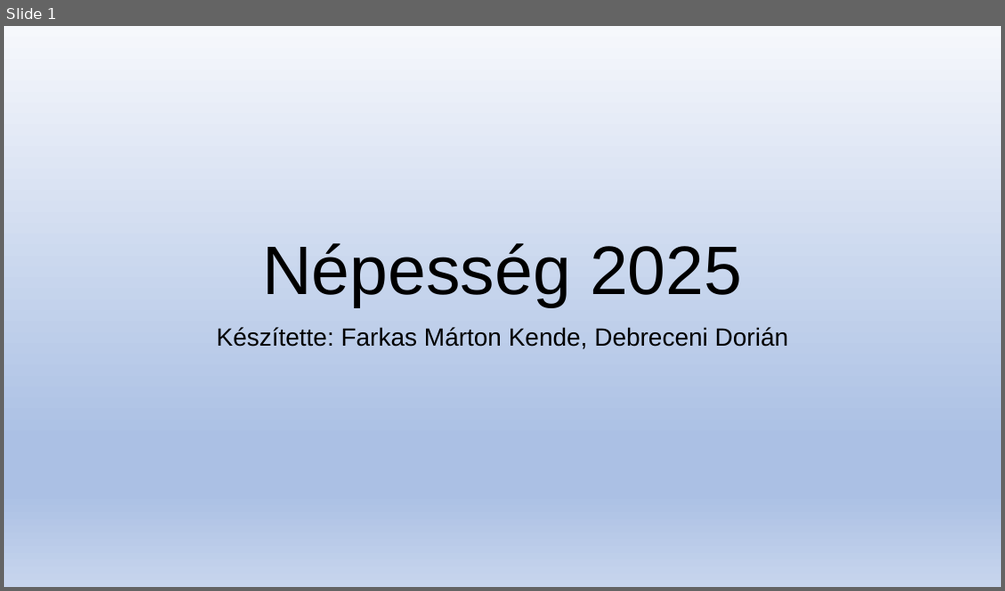
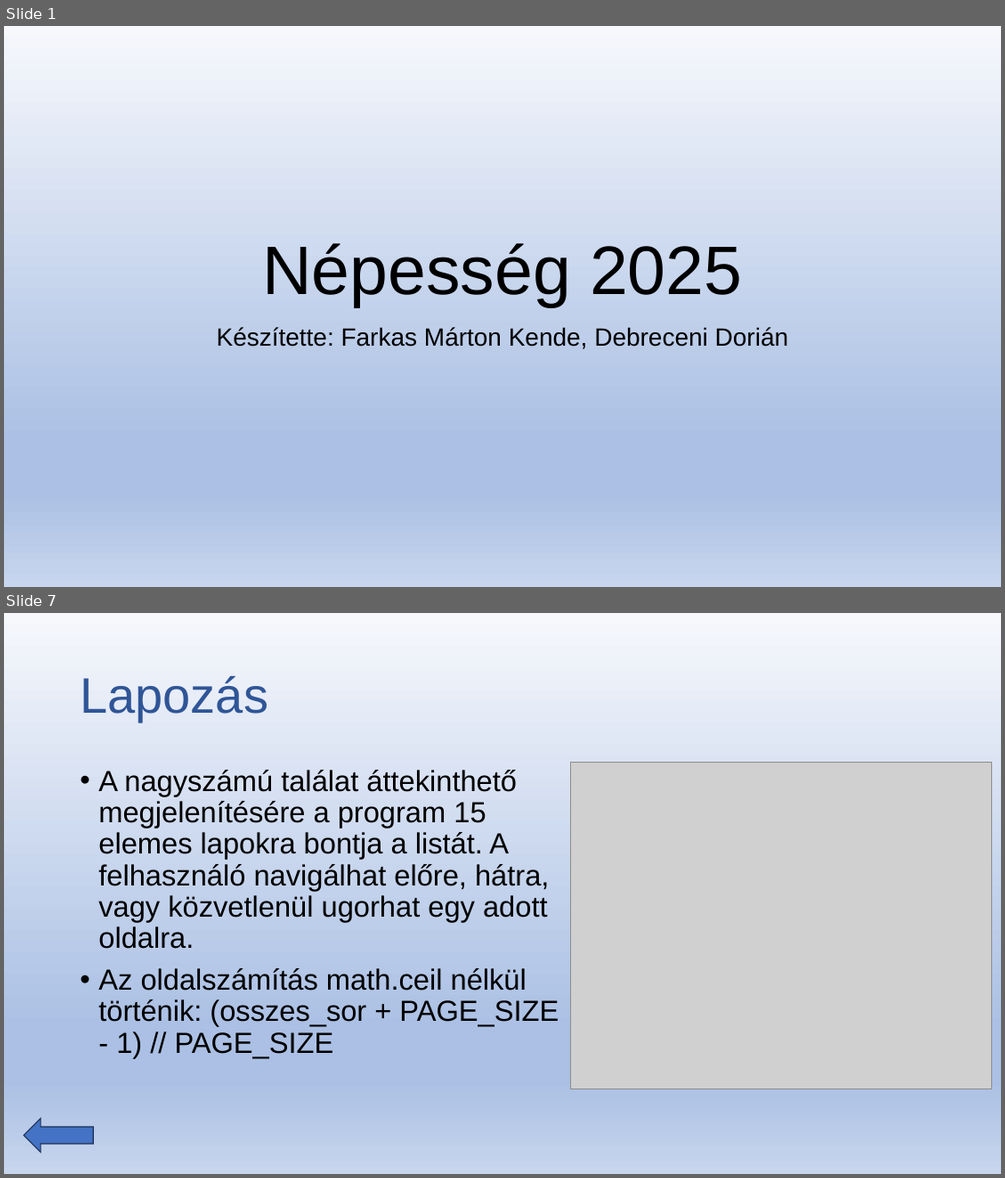
Before and after one commit to Dorian25asd/Lakossag, a slide deck: Népesség 2025.pptx. Shown one above the other, each under a label of ours: slide 1 before the commit, slides 1 and 7 after it; the slides between them are not shown. The pictures are 1005x591 and 1005x1178 pixels, drawn with LibreOffice and Linux fonts; fonts in the diff are those of the drawing; grey boxes stand for pictures. Boxes give left, top, right and bottom in pixels: in the first picture for what was removed or moved away, otherwise in the second. Text is boxed around its words. In the diff, an @@ line names an element or a change of style, - is before the commit and + after.

```diff
--- a/Népesség 2025.pptx
+++ b/Népesség 2025.pptx
@@ slide 7 added at <box>4,613,1001,1174</box>, background gradient #F6F8FC to #ABC0E4 to #C7D5ED @@
@@ title added at <box>80,676,268,722</box>, 48 pt, text #2F5597 @@
+Lapozás
@@ text added at <box>98,770,558,1058</box>, 28 pt, text #000000 @@
+• A nagyszámú találat áttekinthető megjelenítésére a program 15 elemes lapokra bontja a listát. A felhasználó navigálhat előre, hátra, vagy közvetlenül ugorhat egy adott oldalra.
+• Az oldalszámítás math.ceil nélkül történik: (osszes_sor + PAGE_SIZE - 1) // PAGE_SIZE
@@ picture added at <box>570,763,992,1088</box> @@
@@ left arrow added at <box>24,1119,93,1152</box>, fill #4472C4, outline #1E3256 1 pt @@
```
Also in this commit, not shown: 1 slide changed, 5 other slides added, 2 slides removed, 1 other file.
